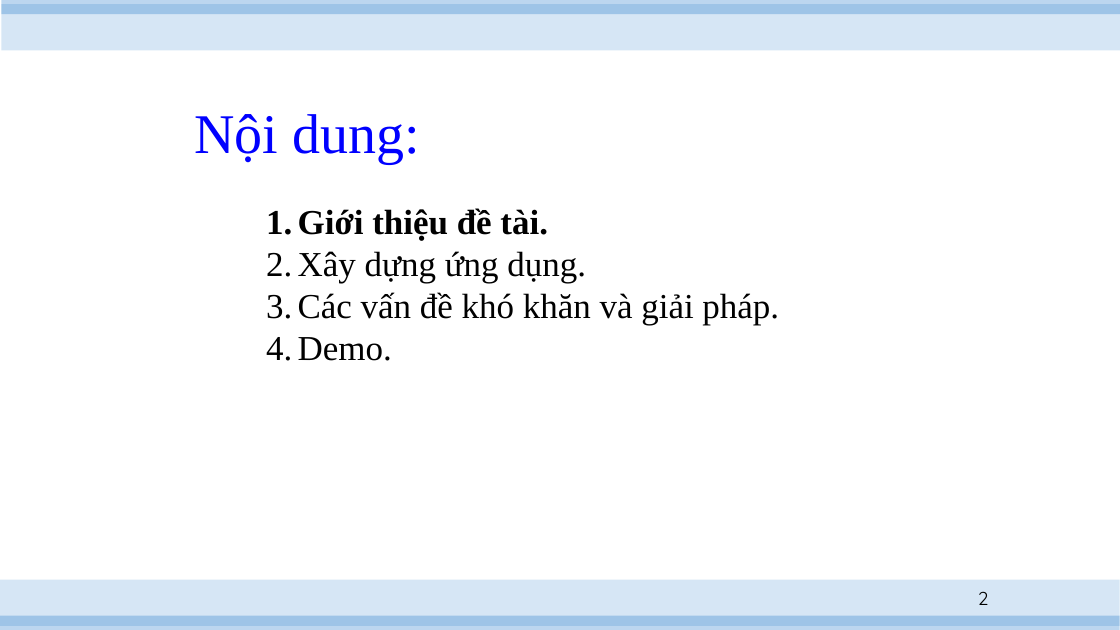
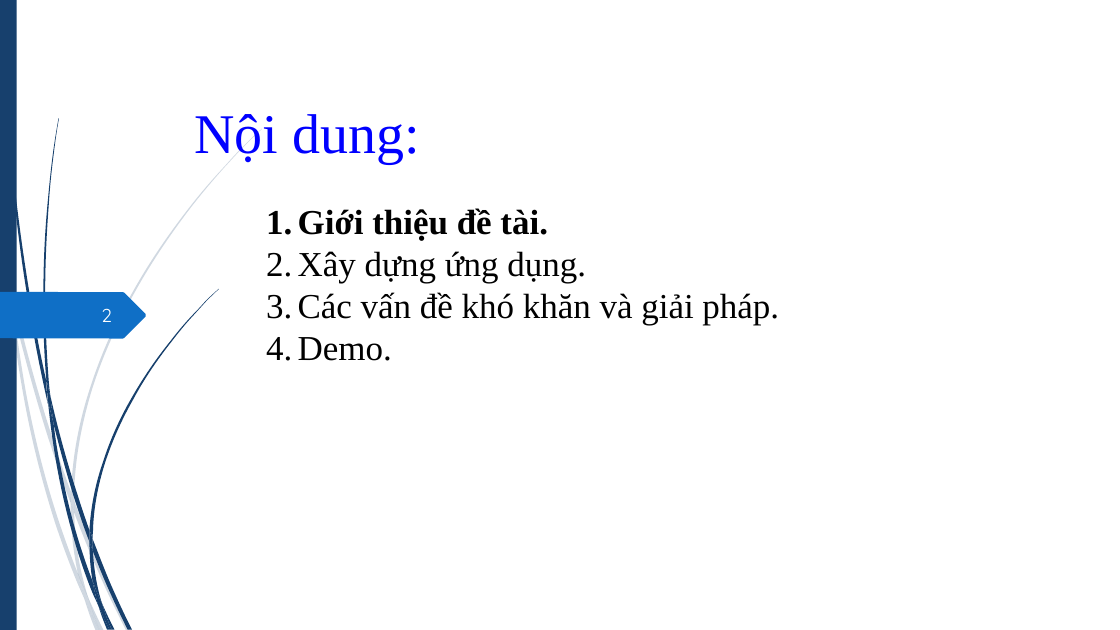
Before and after one commit to hvngoc/Presentation, a slide deck: slide 2 of slide 2.pptx. Drawn at 1120x630 pixels with LibreOffice and Linux fonts; fonts in the diff are those of the drawing. Boxes give left, top, right and bottom in pixels: in the first picture for what was removed or moved away, otherwise in the second. Text is boxed around its words. In the diff, an @@ line names an element or a change of style, - is before the commit and + after.

Commit message:
slide 2 22 2

```diff
--- a/slide 2.pptx
+++ b/slide 2.pptx
@@ rectangle added at box(0, 0, 17, 630), fill #17406D @@
@@ rectangle removed at box(2, 4, 1120, 50) @@
@@ rectangle removed at box(2, 0, 1120, 14) @@
@@ freeform shape added at box(0, 292, 146, 339), fill #0F6FC6 @@
@@ page number: place and size @@
-page number at box(978, 591, 989, 605)
+page number at box(101, 308, 112, 322)
@@ page number at box(101, 308, 112, 322): text colour #000000 to #FEFFFF @@
@@ rectangle removed at box(0, 580, 1120, 626) @@
@@ group added at box(0, 129, 262, 630): 10 freeform shapes @@
@@ group added at box(3, 0, 218, 630): 12 freeform shapes @@
@@ rectangle removed at box(0, 616, 1120, 630) @@
```
Also in this commit, not shown: 9 other slides changed, 3 slides added.
